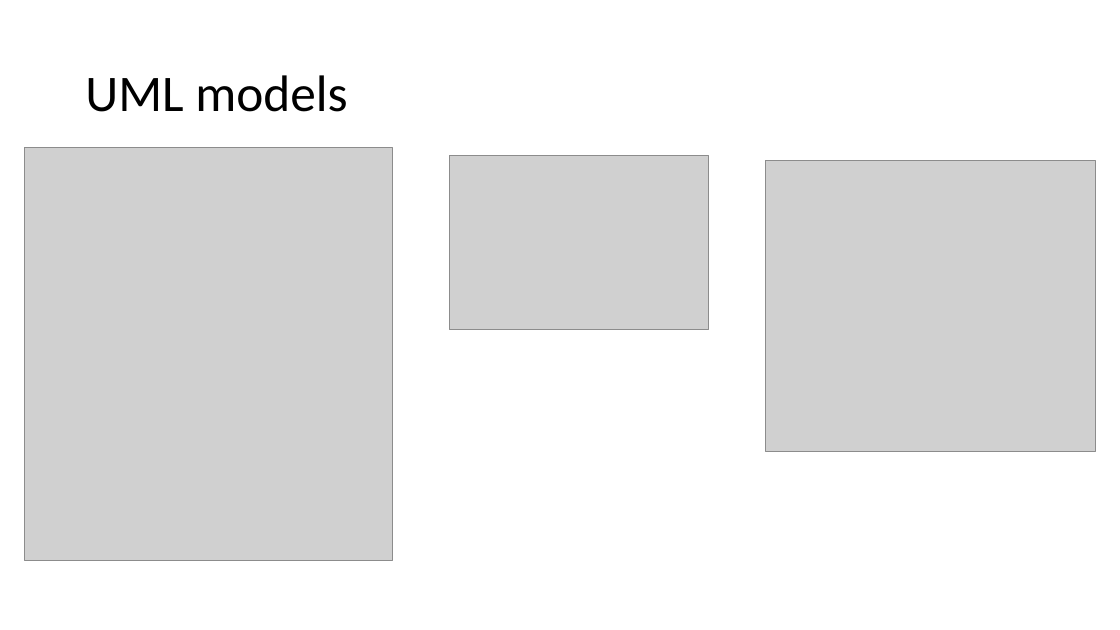
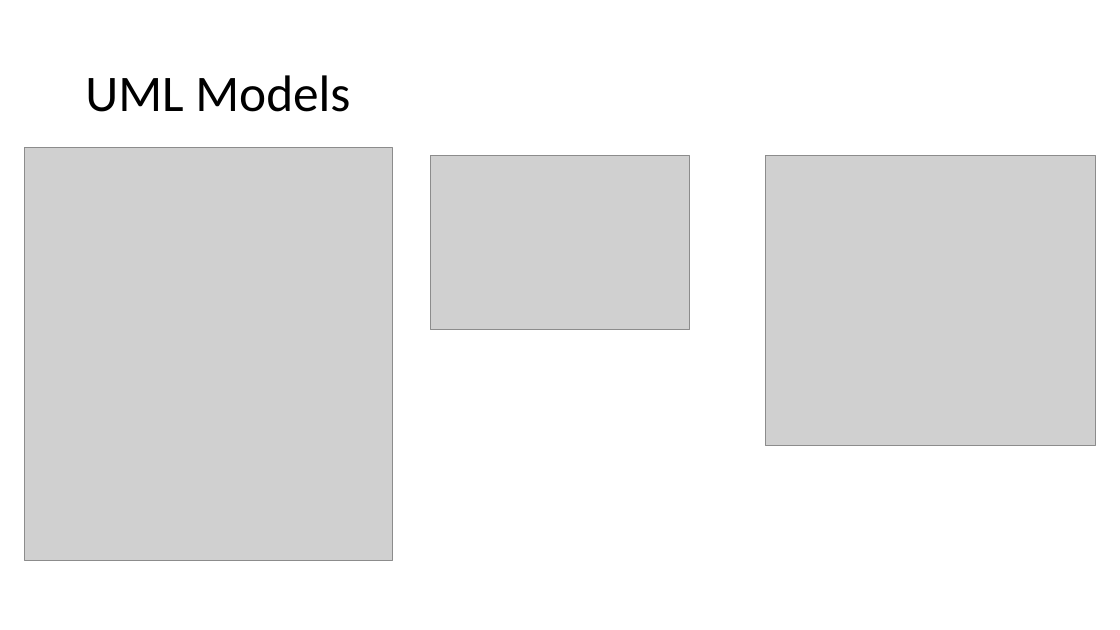
Before and after one commit to LukaWG/COMP1004, a slide deck: slide 4 of Interim Video.pptx. Drawn at 1120x630 pixels with LibreOffice and Linux fonts; fonts in the diff are those of the drawing; grey boxes stand for pictures. Boxes give left, top, right and bottom in pixels: in the first picture for what was removed or moved away, otherwise in the second. Text is boxed around its words. In the diff, an @@ line names an element or a change of style, - is before the commit and + after.

```diff
--- a/Interim Video.pptx
+++ b/Interim Video.pptx
@@ title at (85, 75, 350, 112): text changed @@
-UML models
+UML Models
@@ picture: place and size @@
-picture at (450, 155, 708, 330)
+picture at (430, 155, 689, 330)
@@ picture: place and size @@
-picture at (765, 160, 1096, 451)
+picture at (765, 155, 1096, 446)
```
Also in this commit, not shown: 2 slides added, 1 slide removed, 2 other files.
